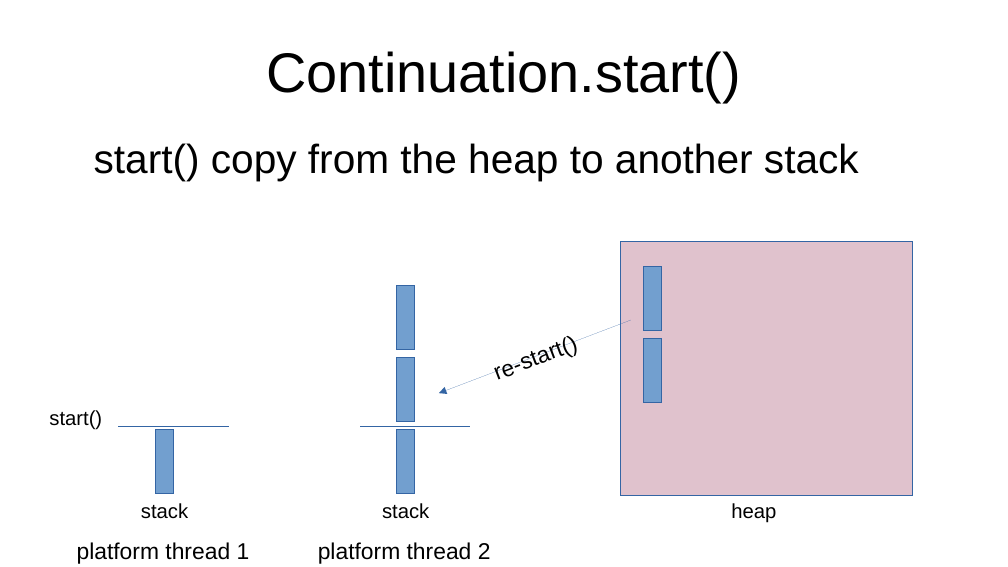
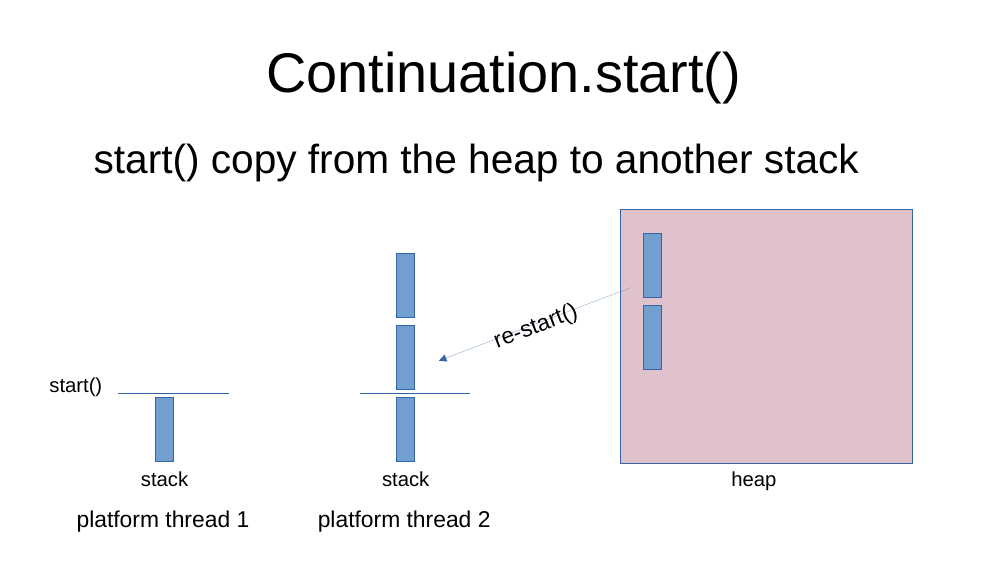
Before and after one commit to forax/loom-fiber, a slide deck: slide 28 of loom is looming.odp (slide 27 before the commit). Drawn at 1008x567 pixels with LibreOffice and Linux fonts; fonts in the diff are those of the drawing. Boxes give left, top, right and bottom in pixels: in the first picture for what was removed or moved away, otherwise in the second. Text is boxed around its words. In the diff, an @@ line names an element or a change of style, - is before the commit and + after.

```diff
--- a/loom is looming.odp
+++ b/loom is looming.odp
@@ rectangle moved from (x1=397, y1=286, x2=415, y2=350) to (x1=397, y1=253, x2=415, y2=317) @@
@@ 6 texts, 6 rectangles, 3 lines moved together from (x1=49, y1=241, x2=913, y2=564) to (x1=49, y1=209, x2=913, y2=532) @@
```
Also in this commit, not shown: 7 other slides changed, 1 other file.
